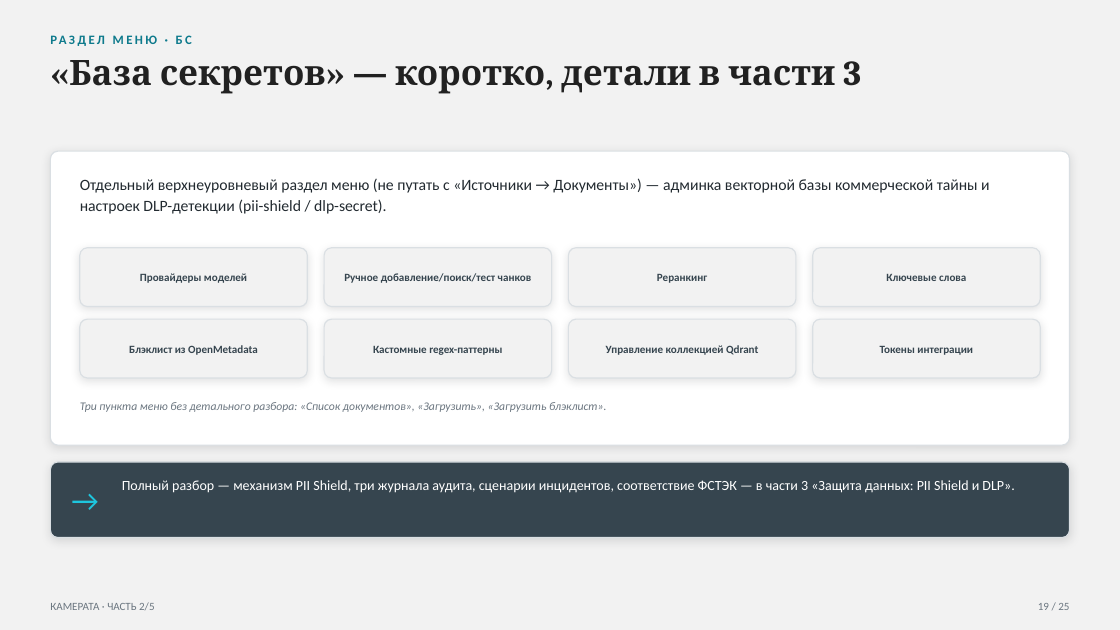
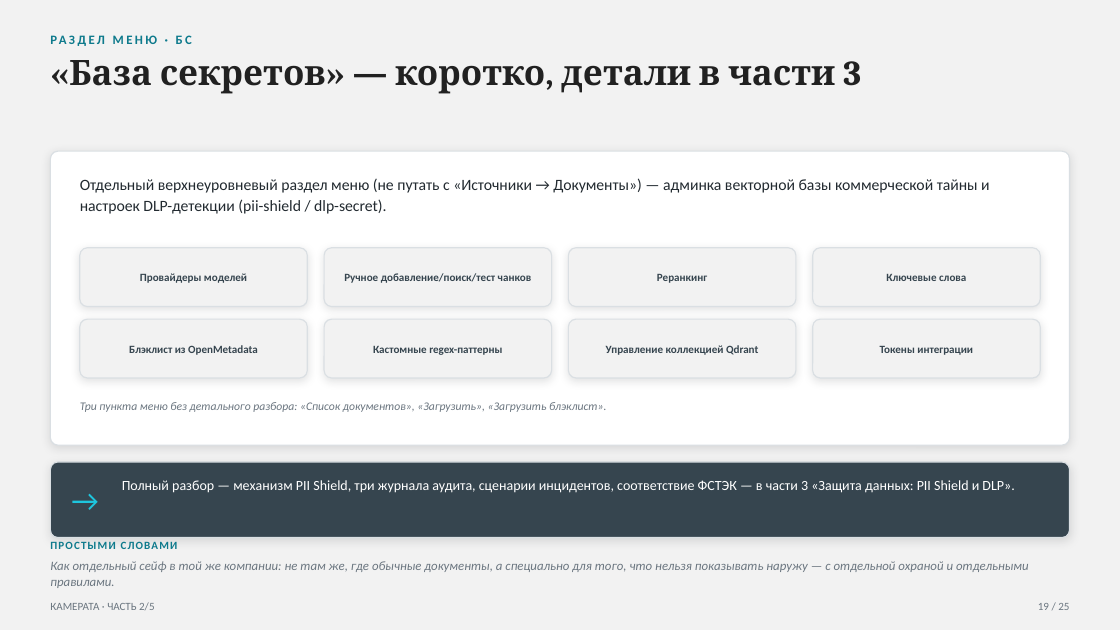
Before and after one commit to vladilslavandrosov-prog/job-RAG, a slide deck: slide 19 of docs/presentations/02-platforma-arhitektura.pptx. Drawn at 1120x630 pixels with LibreOffice and Linux fonts; fonts in the diff are those of the drawing. Boxes give left, top, right and bottom in pixels: in the first picture for what was removed or moved away, otherwise in the second. Text is boxed around its words. In the diff, an @@ line names an element or a change of style, - is before the commit and + after.

```diff
--- a/docs/presentations/02-platforma-arhitektura.pptx
+++ b/docs/presentations/02-platforma-arhitektura.pptx
@@ text added at <box>50,539,1070,555</box>, 9.5 pt, text #0E7A8C, bold @@
+ПРОСТЫМИ СЛОВАМИ
@@ text added at <box>50,561,1029,588</box>, 11 pt, text #6B7680, italic @@
+Как отдельный сейф в той же компании: не там же, где обычные документы, а специально для того, что нельзя показывать наружу — с отдельной охраной и отдельными правилами.
```
Also in this commit, not shown: 10 other slides changed.
